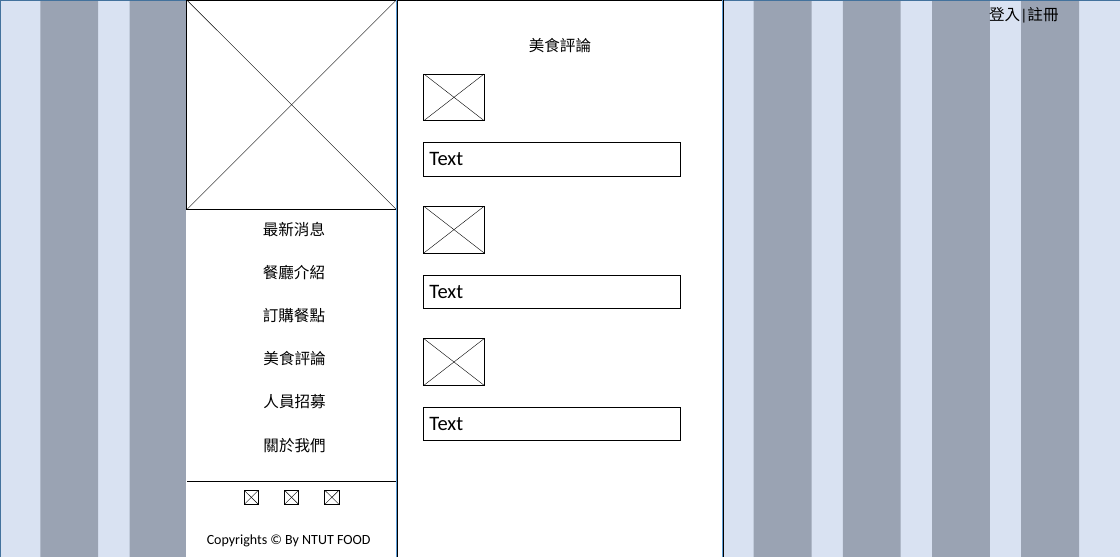
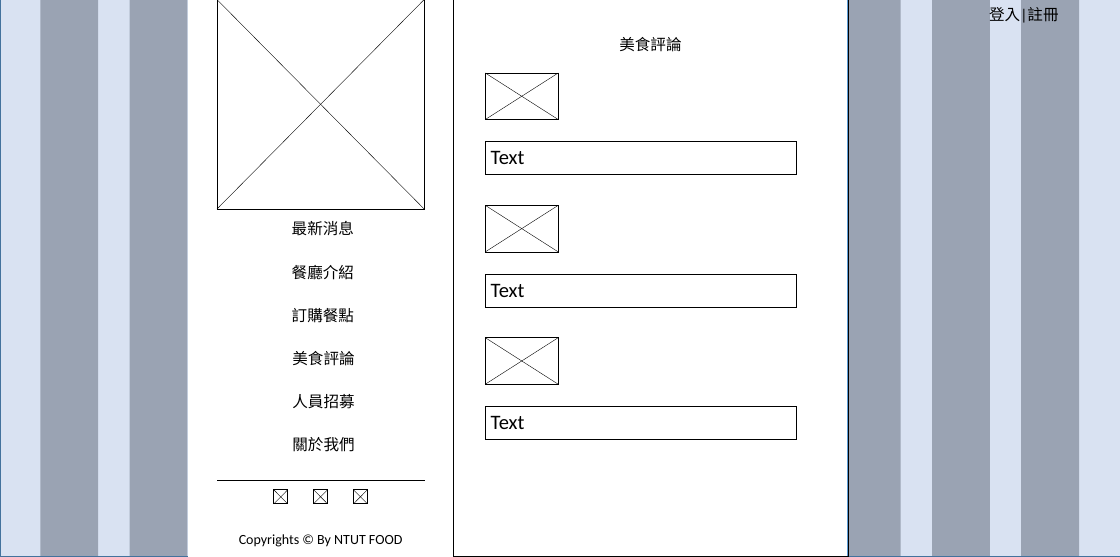
Before and after one commit to zxc22884/minterm, a slide deck: slide 10 of 主頁設計.pptx (slide 6 before the commit). Drawn at 1120x557 pixels with LibreOffice and Linux fonts; fonts in the diff are those of the drawing. Boxes give left, top, right and bottom in pixels: in the first picture for what was removed or moved away, otherwise in the second. Text is boxed around its words. In the diff, an @@ line names an element or a change of style, - is before the commit and + after.

```diff
--- a/主頁設計.pptx
+++ b/主頁設計.pptx
@@ rectangle added at <box>189,0,453,557</box>, fill #FFFFFF, outline #FFFFFF 1 pt @@
@@ line moved from (396, 0) - (396, 557) to (452, 0) - (452, 556) @@
@@ rectangle: place and size @@
-rectangle at <box>398,0,724,557</box>
+rectangle at <box>454,0,849,556</box>
@@ line moved from (722, 0) - (722, 557) to (848, 0) - (848, 556) @@
@@ text "美食評論": place and size @@
-text "美食評論" at <box>529,38,591,53</box>
+text "美食評論" at <box>619,37,681,52</box>
@@ line moved from (424, 120) - (484, 74) to (486, 120) - (558, 73) @@
@@ line moved from (424, 74) - (484, 120) to (486, 73) - (558, 120) @@
@@ rectangle: place and size @@
-rectangle at <box>424,74,484,120</box>
+rectangle at <box>486,73,559,119</box>
@@ text "Text": place and size @@
-text "Text" at <box>429,152,463,165</box>
+text "Text" at <box>491,151,525,164</box>
@@ rectangle: place and size @@
-rectangle at <box>424,143,680,176</box>
+rectangle at <box>486,142,797,175</box>
@@ line moved from (424, 253) - (484, 207) to (486, 252) - (558, 206) @@
@@ line moved from (424, 207) - (484, 253) to (486, 206) - (558, 252) @@
@@ rectangle: place and size @@
-rectangle at <box>424,207,484,253</box>
+rectangle at <box>486,206,559,252</box>
@@ text "Text": place and size @@
-text "Text" at <box>429,285,463,298</box>
+text "Text" at <box>491,284,525,297</box>
@@ rectangle: place and size @@
-rectangle at <box>424,275,680,309</box>
+rectangle at <box>486,274,797,307</box>
@@ line moved from (424, 385) - (484, 339) to (486, 384) - (558, 338) @@
@@ line moved from (424, 339) - (484, 385) to (486, 338) - (558, 384) @@
@@ rectangle: place and size @@
-rectangle at <box>424,339,484,385</box>
+rectangle at <box>486,338,559,384</box>
@@ text "Text": place and size @@
-text "Text" at <box>429,417,463,430</box>
+text "Text" at <box>491,416,525,429</box>
@@ rectangle: place and size @@
-rectangle at <box>424,408,680,441</box>
+rectangle at <box>486,407,797,440</box>
@@ 6 texts, 3 lines, 2 rectangles: place and size @@
-6 texts, 3 lines, 2 rectangles at <box>187,0,397,557</box>
+6 texts, 3 lines, 2 rectangles at <box>217,0,424,557</box>
@@ 4 lines, 2 rectangles: place and size @@
-4 lines, 2 rectangles at <box>284,491,339,505</box>
+4 lines, 2 rectangles at <box>274,490,328,504</box>
@@ 2 lines, 1 rectangle: place and size @@
-2 lines, 1 rectangle at <box>244,491,258,505</box>
+2 lines, 1 rectangle at <box>353,490,367,504</box>
@@ text "Copyrights © By NTUT FOOD": place and size @@
-text "Copyrights © By NTUT FOOD" at <box>207,534,370,547</box>
+text "Copyrights © By NTUT FOOD" at <box>239,534,402,547</box>
```
Also in this commit, not shown: 6 other slides changed, 7 slides added, 12 other files.
